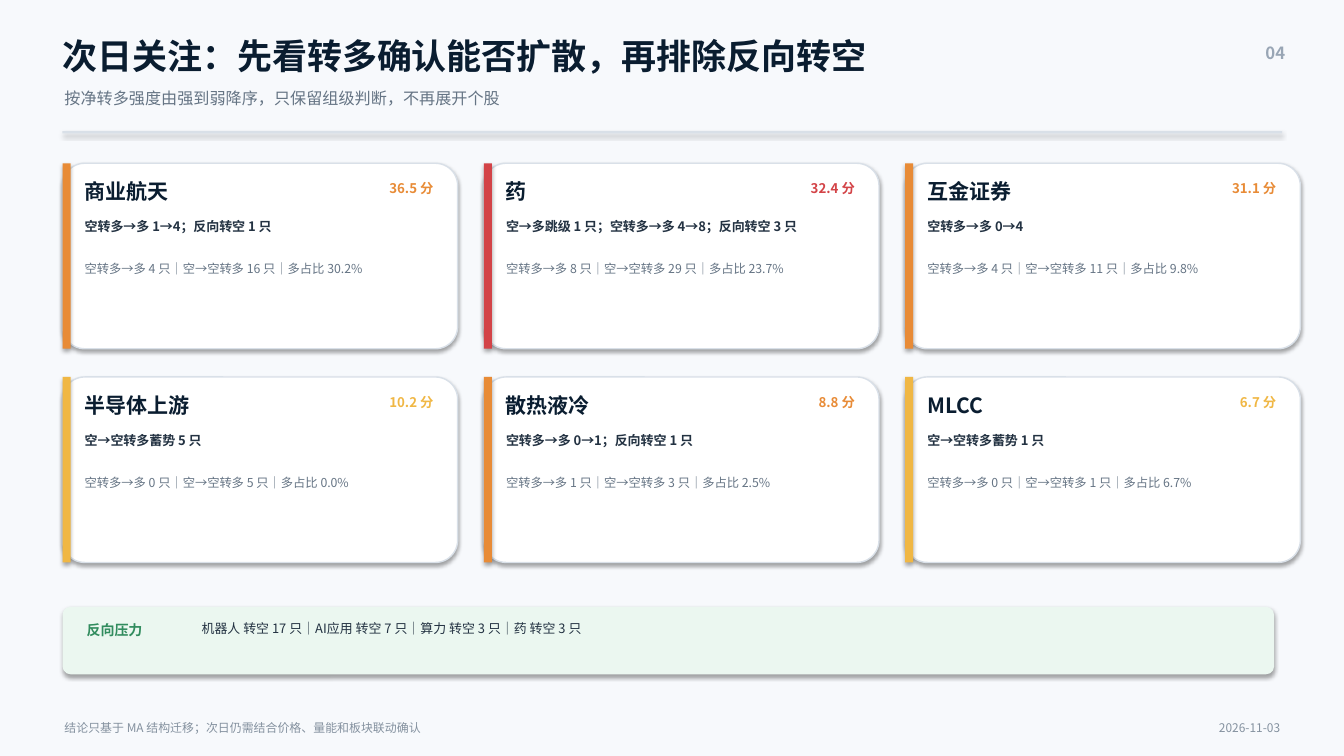
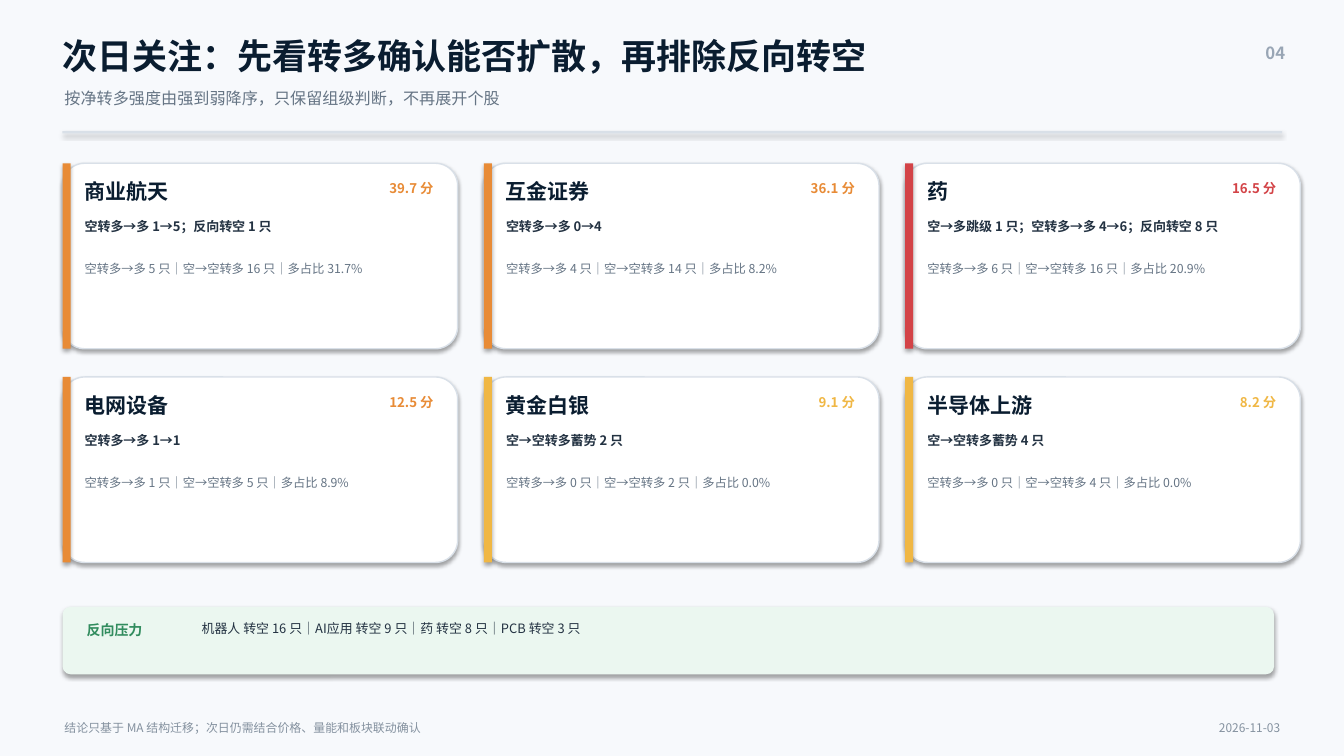
Before and after one commit to nancybhc/a-share-blast-lab, a slide deck: slide 4 of assets/多空阶段简报_2026-11-03.pptx. Drawn at 1344x756 pixels with LibreOffice and Linux fonts; fonts in the diff are those of the drawing. Boxes give left, top, right and bottom in pixels: in the first picture for what was removed or moved away, otherwise in the second. Text is boxed around its words. In the diff, an @@ line names an element or a change of style, - is before the commit and + after.

```diff
--- a/assets/多空阶段简报_2026-11-03.pptx
+++ b/assets/多空阶段简报_2026-11-03.pptx
@@ rectangle at (x1=484, y1=163, x2=492, y2=349): fill #D34347 to #E88B36 @@
@@ rectangle at (x1=905, y1=163, x2=913, y2=349): fill #E88B36 to #D34347 @@
@@ text at (x1=389, y1=182, x2=433, y2=194): text changed @@
-36.5 分
+39.7 分
@@ text at (x1=506, y1=181, x2=590, y2=201): text changed @@
-药
+互金证券
@@ text at (x1=811, y1=182, x2=855, y2=194): text changed; text colour #D34347 to #E88B36 @@
-32.4 分
+36.1 分
@@ text at (x1=927, y1=181, x2=948, y2=201): text changed @@
-互金证券
+药
@@ text at (x1=1232, y1=182, x2=1276, y2=194): text changed; text colour #E88B36 to #D34347 @@
-31.1 分
+16.5 分
@@ text at (x1=85, y1=220, x2=272, y2=233): text changed @@
-空转多→多 1→4；反向转空 1 只
+空转多→多 1→5；反向转空 1 只
@@ text at (x1=506, y1=220, x2=602, y2=232): text changed @@
-空→多跳级 1 只；空转多→多 4→8；反向转空 3 只
+空转多→多 0→4
@@ text at (x1=927, y1=220, x2=1218, y2=233): text changed @@
-空转多→多 0→4
+空→多跳级 1 只；空转多→多 4→6；反向转空 8 只
@@ text at (x1=85, y1=262, x2=362, y2=274): text changed @@
-空转多→多 4 只｜空→空转多 16 只｜多占比 30.2%
+空转多→多 5 只｜空→空转多 16 只｜多占比 31.7%
@@ text at (x1=506, y1=262, x2=777, y2=274): text changed @@
-空转多→多 8 只｜空→空转多 29 只｜多占比 23.7%
+空转多→多 4 只｜空→空转多 14 只｜多占比 8.2%
@@ text at (x1=927, y1=262, x2=1205, y2=274): text changed @@
-空转多→多 4 只｜空→空转多 11 只｜多占比 9.8%
+空转多→多 6 只｜空→空转多 16 只｜多占比 20.9%
@@ rectangle at (x1=63, y1=377, x2=71, y2=563): fill #F0B744 to #E88B36 @@
@@ rectangle at (x1=484, y1=377, x2=492, y2=563): fill #E88B36 to #F0B744 @@
@@ text at (x1=85, y1=395, x2=169, y2=415): text changed @@
-半导体上游
+电网设备
@@ text at (x1=389, y1=396, x2=433, y2=408): text changed; text colour #F0B744 to #E88B36 @@
-10.2 分
+12.5 分
@@ text at (x1=506, y1=395, x2=590, y2=415): text changed @@
-散热液冷
+黄金白银
@@ text at (x1=819, y1=396, x2=855, y2=408): text changed; text colour #E88B36 to #F0B744 @@
-8.8 分
+9.1 分
@@ text at (x1=927, y1=395, x2=1032, y2=415): text changed @@
-MLCC
+半导体上游
@@ text at (x1=1240, y1=396, x2=1276, y2=408): text changed @@
-6.7 分
+8.2 分
@@ text at (x1=85, y1=434, x2=180, y2=446): text changed @@
-空→空转多蓄势 5 只
+空转多→多 1→1
@@ text at (x1=506, y1=434, x2=623, y2=446): text changed @@
-空转多→多 0→1；反向转空 1 只
+空→空转多蓄势 2 只
@@ text at (x1=927, y1=434, x2=1044, y2=446): text changed @@
-空→空转多蓄势 1 只
+空→空转多蓄势 4 只
@@ text at (x1=85, y1=476, x2=349, y2=488): text changed @@
-空转多→多 0 只｜空→空转多 5 只｜多占比 0.0%
+空转多→多 1 只｜空→空转多 5 只｜多占比 8.9%
@@ text at (x1=506, y1=476, x2=770, y2=488): text changed @@
-空转多→多 1 只｜空→空转多 3 只｜多占比 2.5%
+空转多→多 0 只｜空→空转多 2 只｜多占比 0.0%
@@ text at (x1=927, y1=476, x2=1191, y2=488): text changed @@
-空转多→多 0 只｜空→空转多 1 只｜多占比 6.7%
+空转多→多 0 只｜空→空转多 4 只｜多占比 0.0%
@@ text at (x1=202, y1=622, x2=581, y2=635): text changed @@
-机器人 转空 17 只｜AI应用 转空 7 只｜算力 转空 3 只｜药 转空 3 只
+机器人 转空 16 只｜AI应用 转空 9 只｜药 转空 8 只｜PCB 转空 3 只
```
Also in this commit, not shown: 3 other slides changed, 13 other files.
